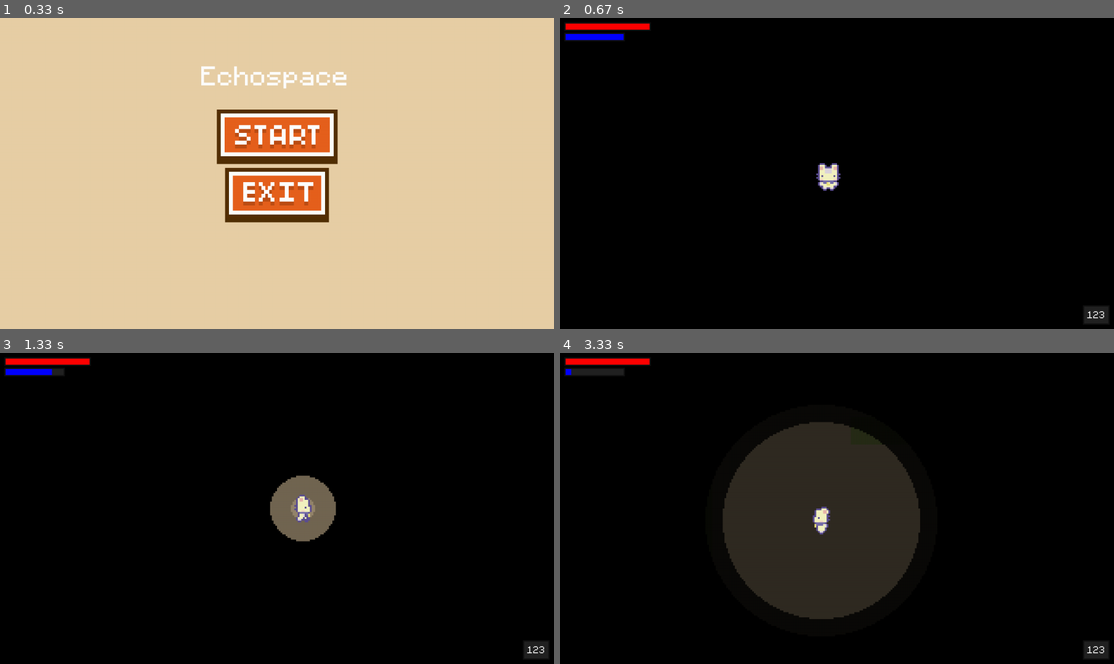
Above: before the commit, frames 1-4 (two rows, left to right).
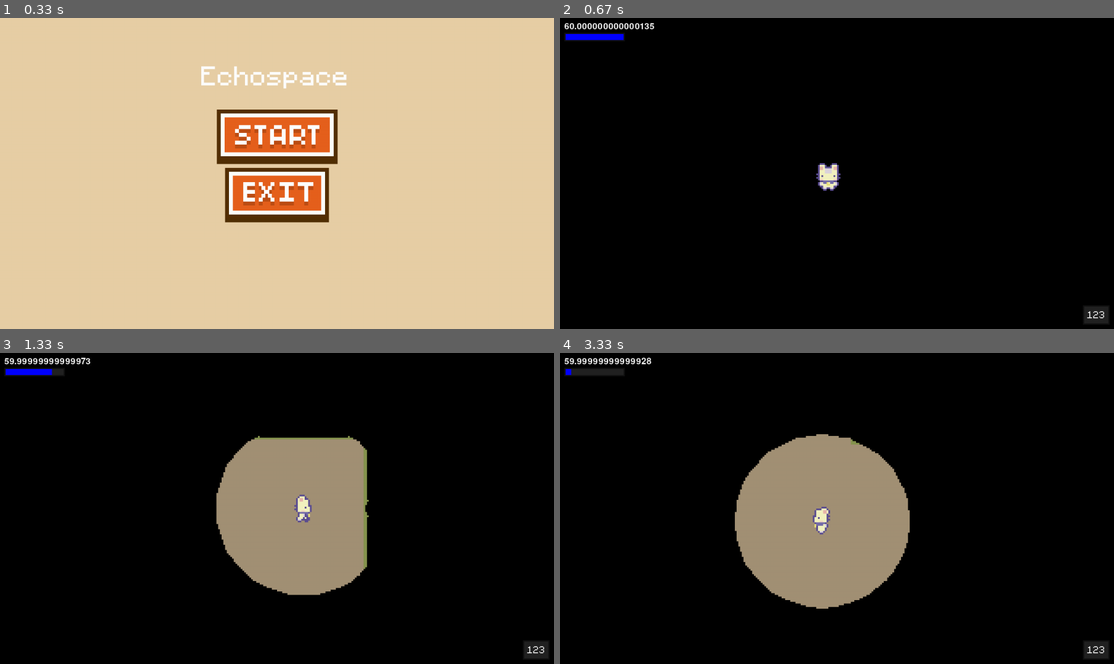
Above: after the commit, the same moments.

Repository: SushiOnToast/pygame-community-spring-jam-2025
Game: pygame game, started from code/main.py
The game is run twice, just before and just after one commit, with the same random seed, the same clock (stepped at 60 frames per second) and the same inputs.
Inputs (mouse positions are in pixels of both pictures, inside the frame that each line leads up to):
- Up to frame 1 (0.33 s): no input
- Up to frame 2 (0.67 s): click (837, 136) at 0.38 s
- Up to frame 3 (1.33 s): tap Space at 0.67, 1.07 s; hold D from 1 s (still down)
- Up to frame 4 (3.33 s): tap Space at 1.37, 1.57, 1.9, 2.2, 2.4, 2.7, 2.97, 3.3 s; release D at 1.47 s; hold W 1.5-1.8 s; hold D 1.83-2.3 s; hold A 2.33-2.87 s; hold S 2.9-3.2 s; hold A from 3.23 s (still down)

Frame 1 is identical in both runs. In frame 2, 0.3% of the frame differs, in the area x 0-17%, y 1-4%; in frame 3, 12%; in frame 4, 18%, in the area x 0-65%, y 1-86%.

Commit message:
add raycasting mechanic for echolocation, needs polish for echolocation

Diff:
--- a/code/game_mechanics.py
+++ b/code/game_mechanics.py
@@ -1,6 +1,7 @@
 import pygame
 from settings import *
 import math
+from raycasting import get_hit_points
 
 
 class Echolocation:
@@ -12,7 +13,7 @@
         self.echo_max_radius = 100
         self.echo_current_radius = 0
         self.echo_speed = 0.5
-        self.echo_fade = 255  # Alpha value for echolocation
+        self.echo_fade = 255
 
         # walking echo properties
         self.walking_sound_base_radius = 1
@@ -32,7 +33,7 @@
                 self.last_step_time = current_time
                 self.walking_ripples.append({
                     'radius': self.walking_sound_base_radius,
-                    'alpha': 180  # A bit less than full
+                    'alpha': 180
                 })
 
         # Update existing ripples
@@ -57,7 +58,8 @@
             self.echo_current_radius = 0
             self.echo_fade = 255
 
-    def draw(self, pos, camera_offset):
+
+    def draw(self, pos, camera_offset, obstacles):
         # Create surface for walking ripples
         if self.player.is_moving and not self.player.is_doing_echolocation:
             walk_surf = pygame.Surface((WIDTH, HEIGHT), pygame.SRCALPHA)
@@ -74,37 +76,52 @@
 
         # Create surface for echolocation
         if self.player.is_doing_echolocation:
+            # echo_surf = pygame.Surface((WIDTH, HEIGHT), pygame.SRCALPHA)
+            # num_bands = 3
+            # band_spacing = 10
+            # band_thickness = 12
+
+            # for i in reversed(range(num_bands)):
+            #     radius = self.echo_current_radius - (i * band_spacing)
+            #     if radius > 0:
+            #         alpha = max(0, self.echo_fade -
+            #                     ((num_bands - 1 - i) * 40))
+            #         color = (*COLORKEY, alpha)
+            #         if i == num_bands-1:
+            #             pygame.draw.circle(
+            #                 echo_surf,
+            #                 color,
+            #                 (pos.centerx - camera_offset.x,
+            #                 pos.centery - camera_offset.y),
+            #                 int(radius),
+            #             )
+            #         else:
+            #             pygame.draw.circle(
+            #                 echo_surf,
+            #                 color,
+            #                 (pos.centerx - camera_offset.x,
+            #                 pos.centery - camera_offset.y),
+            #                 int(radius),
+            #                 width=band_thickness
+            #             )
+            # self.cover_surf.blit(echo_surf, (0, 0))
             echo_surf = pygame.Surface((WIDTH, HEIGHT), pygame.SRCALPHA)
-            num_bands = 3 # slightly more bands
-            band_spacing = 10  # closer together
-            band_thickness = 12  # THICKER bands!
+            self.echo_fade -= 40
+            color = (*COLORKEY, 180)
 
-            for i in reversed(range(num_bands)):
-                radius = self.echo_current_radius - (i * band_spacing)
-                if radius > 0:
-                    alpha = max(0, self.echo_fade -
-                                ((num_bands - 1 - i) * 40))  # softer fade
-                    color = (*COLORKEY, alpha)
-                    if i == num_bands-1:
-                        pygame.draw.circle(
-                            echo_surf,
-                            color,
-                            (pos.centerx - camera_offset.x,
-                            pos.centery - camera_offset.y),
-                            int(radius),
-                        )
-                    else:
-                        pygame.draw.circle(
-                            echo_surf,
-                            color,
-                            (pos.centerx - camera_offset.x,
-                            pos.centery - camera_offset.y),
-                            int(radius),
-                            width=band_thickness  # THICK bands
-                        )
+            # Get hit points in world coordinates
+            hit_points = get_hit_points(self.player.hitbox.center, 50, list(obstacles), simplify=True)
+
+            # Convert hit points to screen coordinates using camera offset
+            screen_points = [pygame.Vector2(point) - camera_offset for point in hit_points]
+
+            # Draw polygon if valid
+            if len(screen_points) >= 3:
+                pygame.draw.polygon(echo_surf, color, screen_points)
+
             self.cover_surf.blit(echo_surf, (0, 0))
 
-    def update(self, pos, camera_offset):
+    def update(self, pos, camera_offset, obstacles):
         self.update_walking_sound()
         self.update_echolocation()
-        self.draw(pos, camera_offset)
+        self.draw(pos, camera_offset, obstacles)
--- a/code/level.py
+++ b/code/level.py
@@ -34,15 +34,15 @@
           self.player = Player((x, y), [self.visible_sprites], self.obstacle_sprites, self.cover_surf)
 
   def draw_overlay(self):
-      self.cover_surf.fill('black')
-      self.cover_surf.set_colorkey(COLORKEY)
+    self.cover_surf.fill('black')
+    self.cover_surf.set_colorkey(COLORKEY)
 
-      self.player.echolocation.update(self.player.hitbox, self.visible_sprites.offset)
+    self.player.echolocation.update(self.player.hitbox, self.visible_sprites.offset, self.obstacle_sprites)
 
-      self.cover_surf.set_alpha(OVERLAY_TRANSPARENCY)
+    self.cover_surf.set_alpha(OVERLAY_TRANSPARENCY)
 
-      if TESTING_OVERLAY:
-        self.display_surface.blit(self.cover_surf, (0, 0), special_flags=pygame.BLEND_RGBA_MULT)
+    if TESTING_OVERLAY:
+      self.display_surface.blit(self.cover_surf, (0, 0), special_flags=pygame.BLEND_RGBA_MULT)
 
   def render(self):
     # separate player and background sprites
--- a/code/main.py
+++ b/code/main.py
@@ -6,6 +6,7 @@
 from support import *
 from ui import UI
 pygame.init()
+from debug import debug
 
 #screen
 SCREEN_WIDTH, SCREEN_HEIGHT = WIDTH * SCALE_FACTOR, HEIGHT * SCALE_FACTOR
@@ -49,6 +50,8 @@
             # DRAW UI AFTER SCALING
             self.level.ui.display(self.level.player)
 
+            debug(self.screen, self.clock.get_fps())
+
             pygame.display.update()
             self.clock.tick(FPS)
 def main():
@@ -77,6 +80,7 @@
             if event.type == pygame.QUIT:
                 run = False
 
+
         pygame.display.update()
         game.clock.tick(FPS)
 
--- /dev/null
+++ b/code/raycasting.py
@@ -0,0 +1,61 @@
+import pygame
+import numpy as np
+from settings import *
+
+
+def generate_directions(num_rays):
+    """Generate evenly distributed ray directions in a full circle using NumPy."""
+    # Using numpy linspace is already efficient for generating evenly spaced rays.
+    angles = np.linspace(0, 2 * np.pi, num_rays, endpoint=False)
+    return np.column_stack((np.cos(angles), np.sin(angles)))
+
+
+def cast_ray(origin, dx, dy, obstacles):
+    """Efficiently cast a ray and return the first hit point."""
+    origin = pygame.Vector2(origin)
+
+    # Use early exit for performance: if we hit an obstacle quickly, return early
+    for i in range(1, MAX_RAY_DIST, RAY_STEP):
+        point = origin + pygame.Vector2(dx, dy) * i
+        # Optimize collision check: stop as soon as the first hit is detected
+        for obstacle in obstacles:
+            if obstacle.rect.collidepoint(point.xy):  # First collision check
+                return point.xy
+    # If no collision, return the farthest point in the ray direction
+    return (origin.x + dx * MAX_RAY_DIST, origin.y + dy * MAX_RAY_DIST)
+
+
+def simplify_points(points, threshold=4):
+    """Simplify points by eliminating unnecessary points based on a threshold distance."""
+    if len(points) <= 1:
+        return points
+
+    simplified = [points[0]]
+    last_point = pygame.Vector2(points[0])
+
+    # Only append points if they exceed the threshold distance from the last point
+    for pt in points[1:]:
+        current_point = pygame.Vector2(pt)
+        if (current_point - last_point).length() > threshold:
+            simplified.append(pt)
+            last_point = current_point
+
+    # Ensure the polygon closes well if the first and last points are close enough
+    if len(simplified) > 1 and (pygame.Vector2(simplified[0]) - pygame.Vector2(simplified[-1])).length() < threshold:
+        simplified[-1] = simplified[0]
+
+    return simplified
+
+
+def get_hit_points(player_pos, num_rays, obstacles, simplify=True, threshold=3):
+    """Get the hit points from the player's position using raycasting."""
+
+    # Generate the directions for the rays.
+    directions = generate_directions(num_rays)
+
+    # Using list comprehension for efficient raycasting
+    raw_points = [cast_ray(player_pos, dx, dy, obstacles)
+                  for dx, dy in directions]
+
+    # Simplify points only if requested, otherwise return raw points
+    return simplify_points(raw_points, threshold) if simplify else raw_points
--- a/code/settings.py
+++ b/code/settings.py
@@ -14,6 +14,9 @@
 COLORKEY = (254, 254, 254)
 TEXT_COLOR = (255, 255, 255)
 
+# raycasting
+MAX_RAY_DIST = 50
+RAY_STEP = 2
 
 # debug
 TESTING_OVERLAY = True
